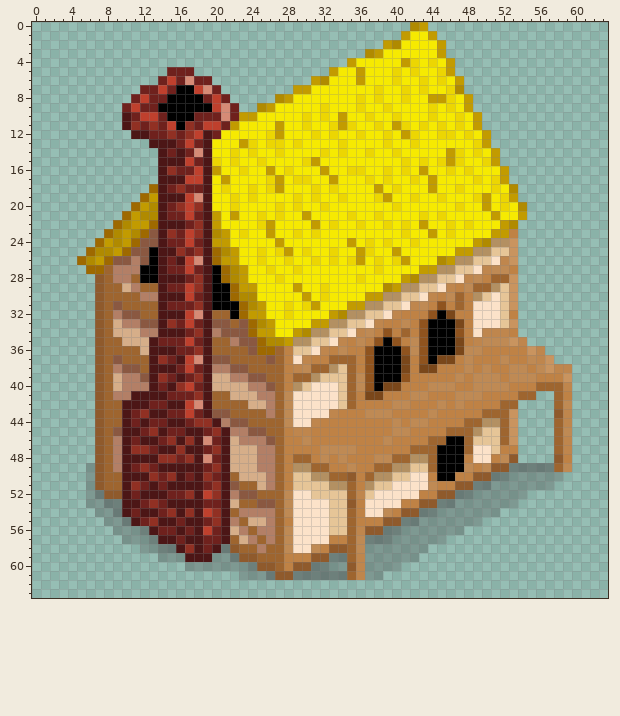
One commit to this pixel-art sprite: Assets/Art/Textures/Structures/Buildings/SettlerHouse_01.png. The picture above was drawn from the file before the commit.
Colours within 5 levels of each other are drawn and written as one.
The same view after the edit:
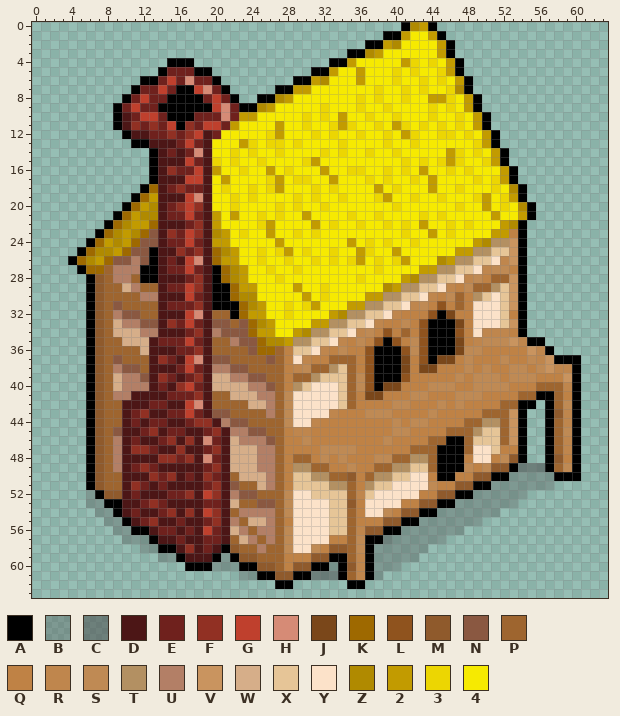
Palette (. is transparent): A #000000  B #49494950  C #49494987  D #4c1616  E #6f211d  F #913023  G #bf402d  H #d68b76  J #7a471a  K #9e6900  L #8f531e  M #8f5a2c  N #8a5841  P #9e652f  Q #bf8245  R #bf864d  S #bf8a54  T #b39062  U #b37f66  V #c9945f  W #d6ae89  X #e6c597  Y #fce2c9  Z #b08a00  2 #c29b00  3 #ecd602  4 #f6ea01
Changes in this commit:
file 640x640 -> 64x64 pixels (blocks of 10x10 -> 1x1; one block is one cell here)
Changed rows in their new state; - is an unchanged pixel.
first column x 4:
 0 -------------------------------------A--A----------------
 1 -----------------------------------AA----A---------------
 2 ---------------------------------AA-------A--------------
 3 -------------------------------AA---------A--------------
 4 -----------AAA---------------AA------------A-------------
 5 ----------A---AA-----------AA--------------A-------------
 6 --------AA------A--------AA-----------------A------------
 7 -------A---------A-----AA-------------------A------------
 8 ------A-----------A--AA----------------------A-----------
 9 -----A-------------AA------------------------A-----------
10 -----A----------------------------------------A----------
11 -----A----------------------------------------A----------
12 ------A----------------------------------------A---------
13 -------AA--------------------------------------A---------
14 ---------A--------------------------------------A--------
15 ---------A--------------------------------------A--------
16 ---------A---------------------------------------A-------
17 ---------A---------------------------------------A-------
18 --------A-----------------------------------------A------
19 -------A------------------------------------------A------
20 ------A--------------------------------------------A-----
21 -----A---------------------------------------------A-----
22 ----A---------------------------------------------A------
23 ---A----------------------------------------------A------
24 --A-----------------------------------------------A------
25 -A------------------------------------------------A------
26 A-------------------------------------------------A------
27 -A------------------------------------------------A------
28 --A-----------------------------------------------A------
29 --A-----------------------------------------------A------
30 --A-----------------------------------------------A------
31 --A-----------------------------------------------A------
32 --A-----------------------------------------------A------
33 --A-----------------------------------------------A------
34 --A-----------------------------------------------A------
35 --A------------------------------------------------AA----
36 --A--------------------------------------------------A---
37 --A---------------------------------------------------AAA
38 --A-----------------------------------------------------A
39 --A-----------------------------------------------------A
40 --A-----------------------------------------------------A
41 --A-------------------------------------------------AA--A
42 --A-----------------------------------------------AA-A--A
43 --A-----------------------------------------------A--A--A
44 --A-----------------------------------------------A--A--A
45 --A-----------------------------------------------A--A--A
46 --A-----------------------------------------------A--A--A
47 --A-----------------------------------------------A--A--A
48 --A-----------------------------------------------A--A--A
49 --A----------------------------------------------A---A--A
50 --A--------------------------------------------AA-----AAA
51 --A------------------------------------------AA----------
52 ---A---------------------------------------AA------------
53 ----AA-----------------------------------AA--------------
54 -----A---------------------------------AA----------------
55 ------A------------------------------AA------------------
56 -------AA--------------------------AA--------------------
57 ---------A-----------------------AA----------------------
58 ----------AA-----A---------------A-----------------------
59 ------------A---A-A----------AA--A-----------------------
60 -------------AAA---AA------AA-A--A-----------------------
61 ---------------------AA--AA---A--A-----------------------
62 -----------------------AA------AA------------------------
Pixel boxes of the changes (left, top, right, bottom) in both pictures:
changed: (68, 22, 581, 589)
